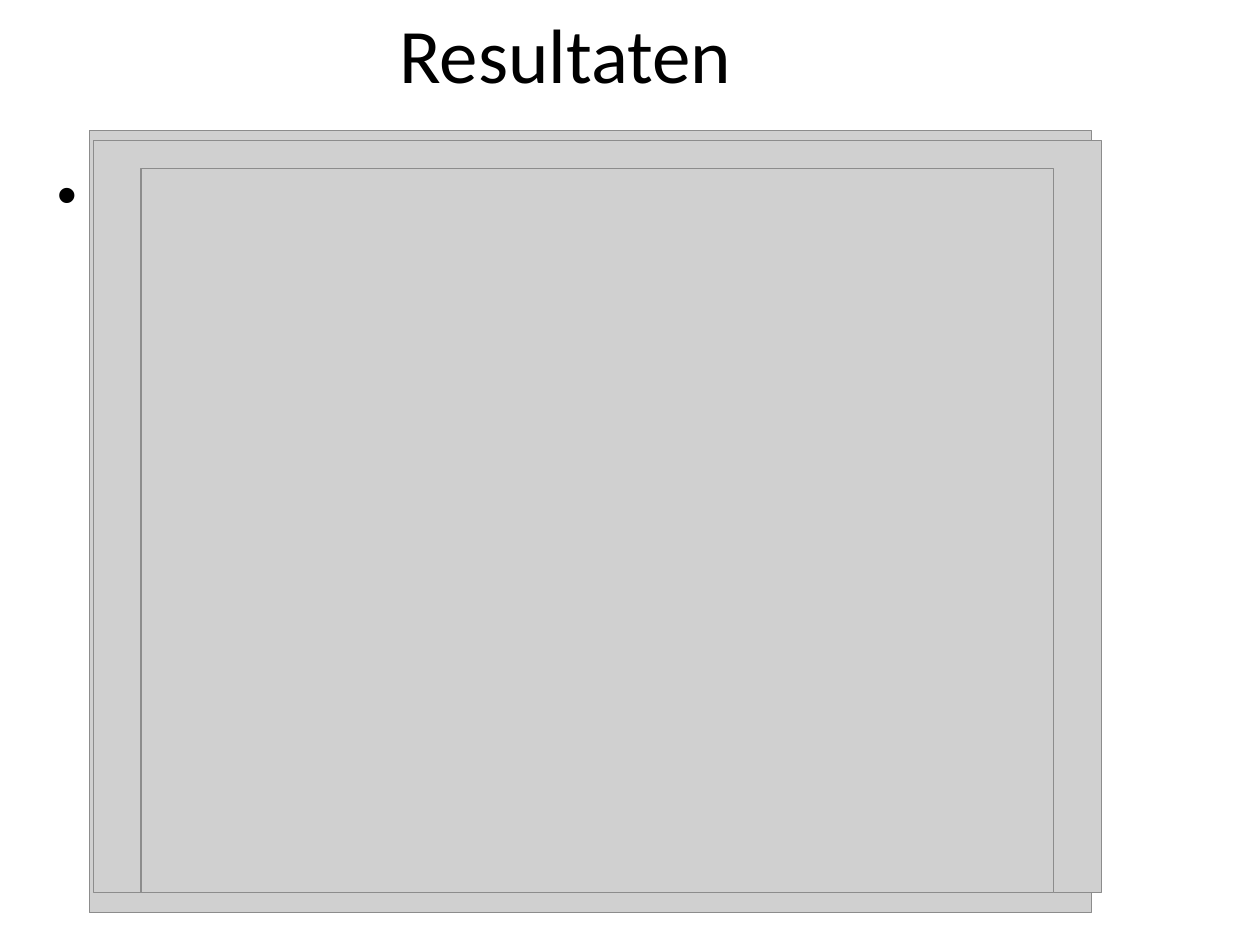
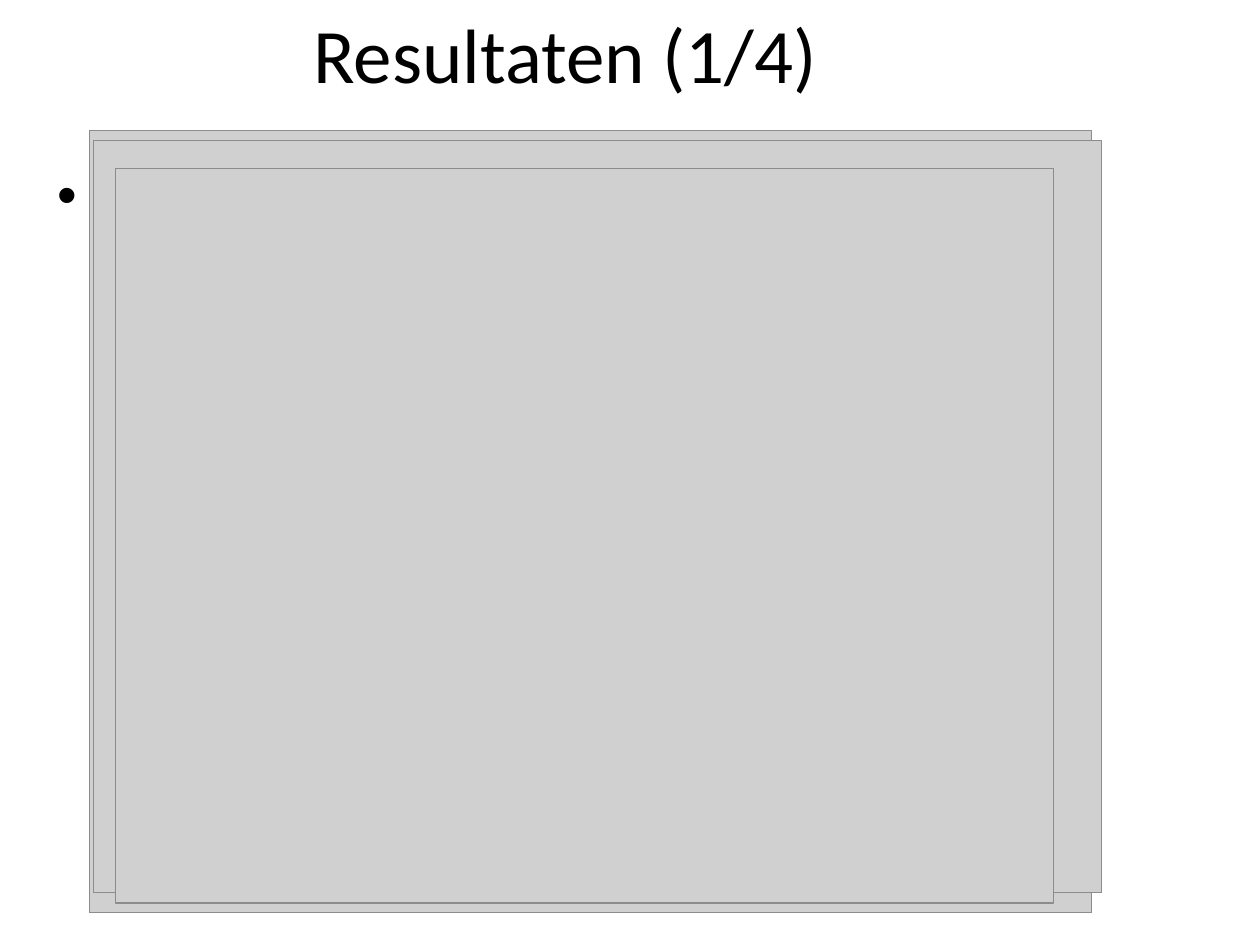
Before and after one commit to marten2/Heuristieken, a slide deck: slide 9 of niks.ppt (slide 8 before the commit). Drawn at 1260x945 pixels with LibreOffice and Linux fonts; fonts in the diff are those of the drawing; grey boxes stand for pictures; background and template pictures are left out. Boxes give left, top, right and bottom in pixels: in the first picture for what was removed or moved away, otherwise in the second. Text is boxed around its words. In the diff, an @@ line names an element or a change of style, - is before the commit and + after.

```diff
--- a/niks.ppt
+++ b/niks.ppt
@@ title at [313, 27, 816, 94]: text changed @@
-Resultaten
+Resultaten (1/4)
@@ picture: place and size @@
-picture at [141, 169, 1053, 893]
+picture at [116, 169, 1055, 903]
```
Also in this commit, not shown: 8 other slides changed, 1 slide added.
